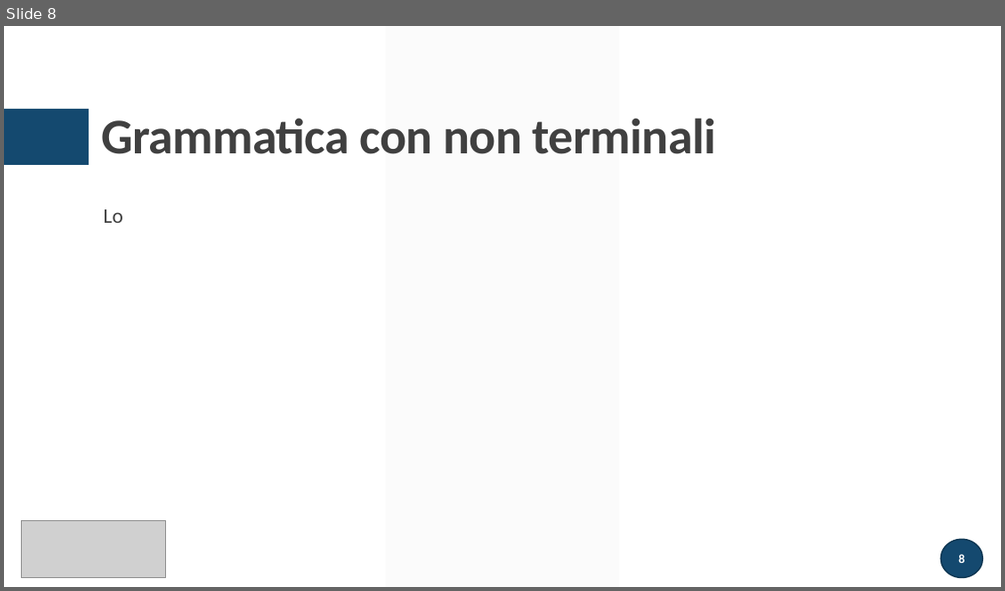
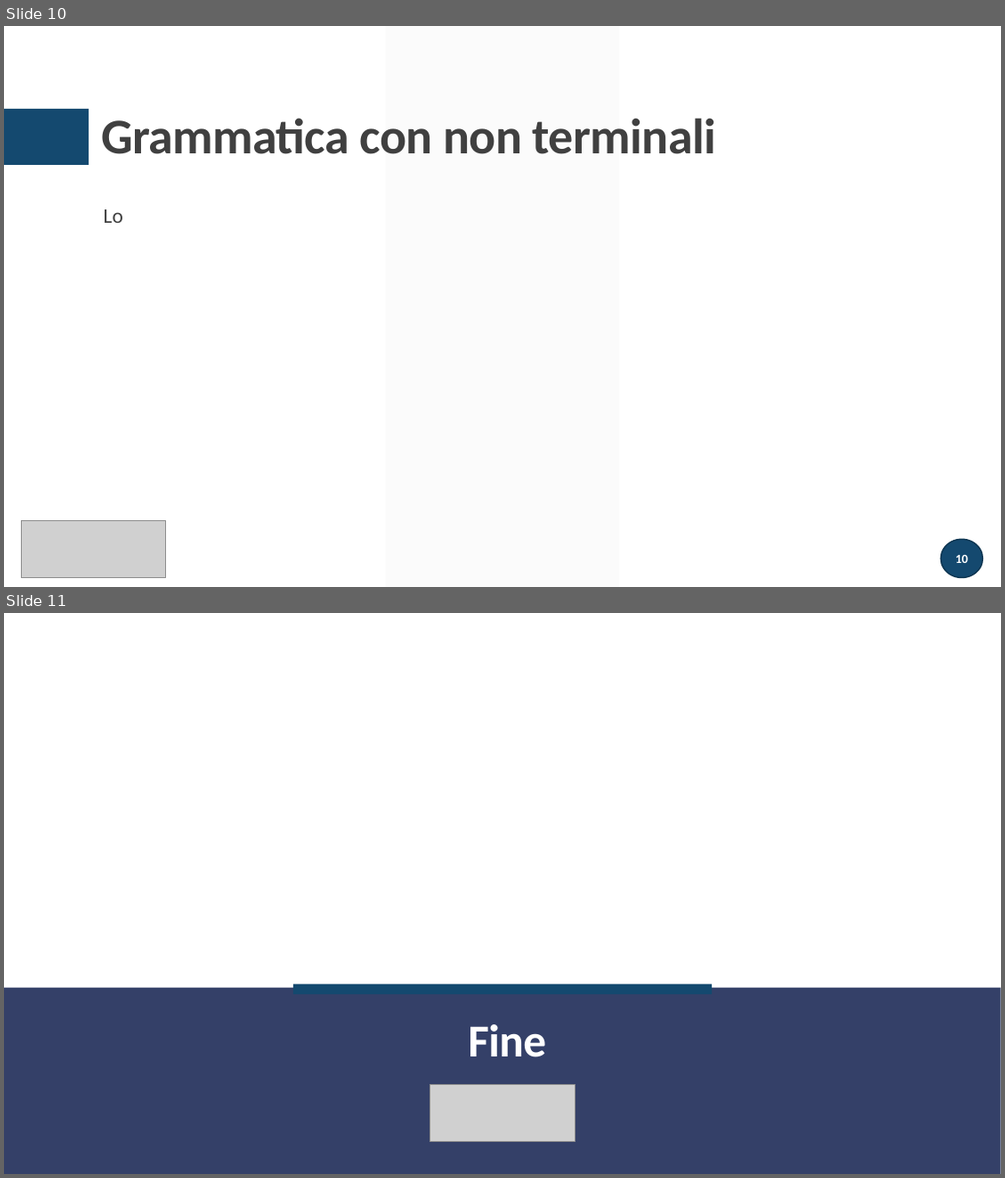
Before and after one commit to atusghen/SimpleID3, a slide deck: presentazione.pptx. Shown one above the other, each under a label of ours: slide 8 before the commit, slides 10 and 11 after it. The pictures are 1005x591 and 1005x1178 pixels, drawn with LibreOffice and Linux fonts; fonts in the diff are those of the drawing; grey boxes stand for pictures. Boxes give left, top, right and bottom in pixels: in the first picture for what was removed or moved away, otherwise in the second. Text is boxed around its words. In the diff, an @@ line names an element or a change of style, - is before the commit and + after.

```diff
--- a/presentazione.pptx
+++ b/presentazione.pptx
@@ slide 11 added at box(4, 613, 1001, 1174), background #FFFFFF @@
@@ rectangle added at box(293, 984, 712, 995), fill #14496F @@
@@ rectangle added at box(4, 988, 1001, 1174), fill #344068 @@
@@ title added at box(468, 1024, 546, 1057), 44 pt, text #FFFFFF, bold @@
+Fine
@@ picture added at box(430, 1084, 575, 1142) @@
@@ what was slide 8 is now slide 10 @@
@@ page number at box(955, 555, 968, 563): text changed @@
-8
+10
```
Also in this commit, not shown: 4 slides changed, 3 other slides added, 6 slides removed, 4 other files.
